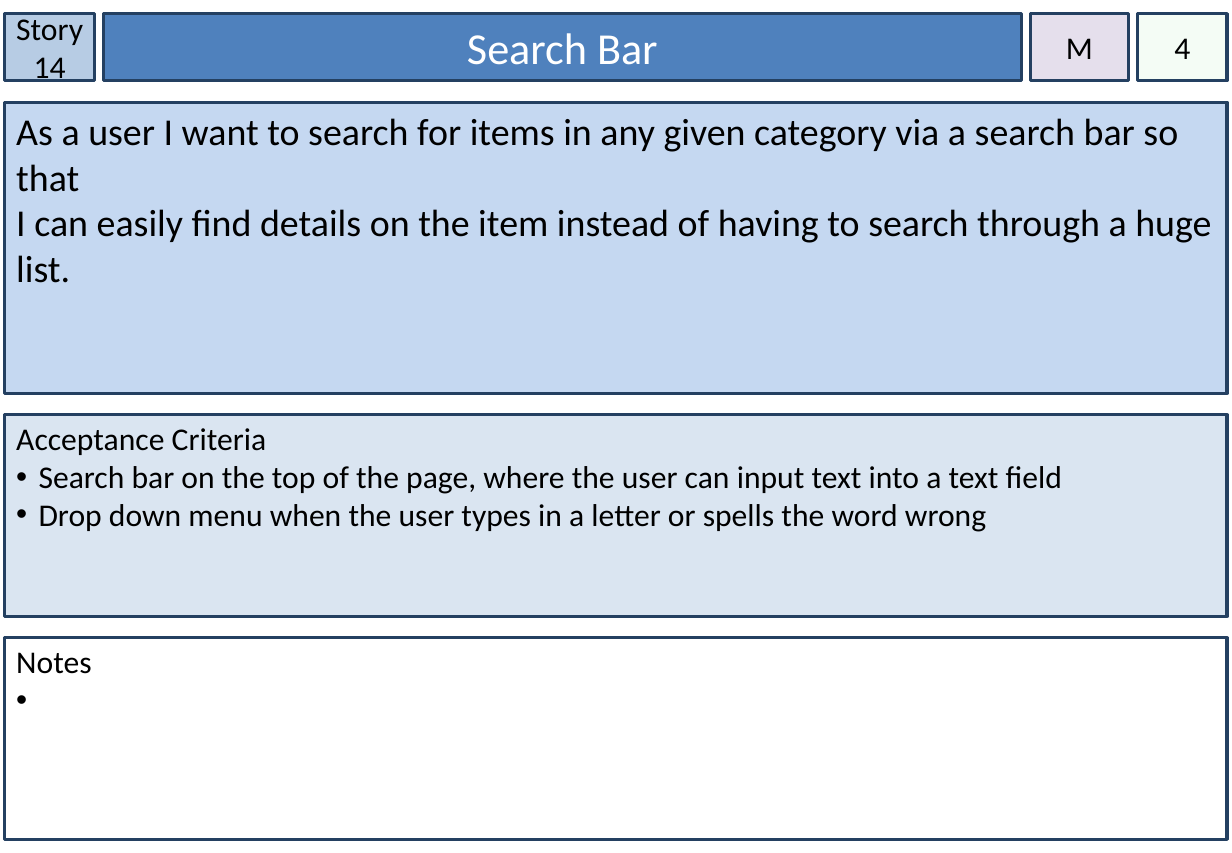
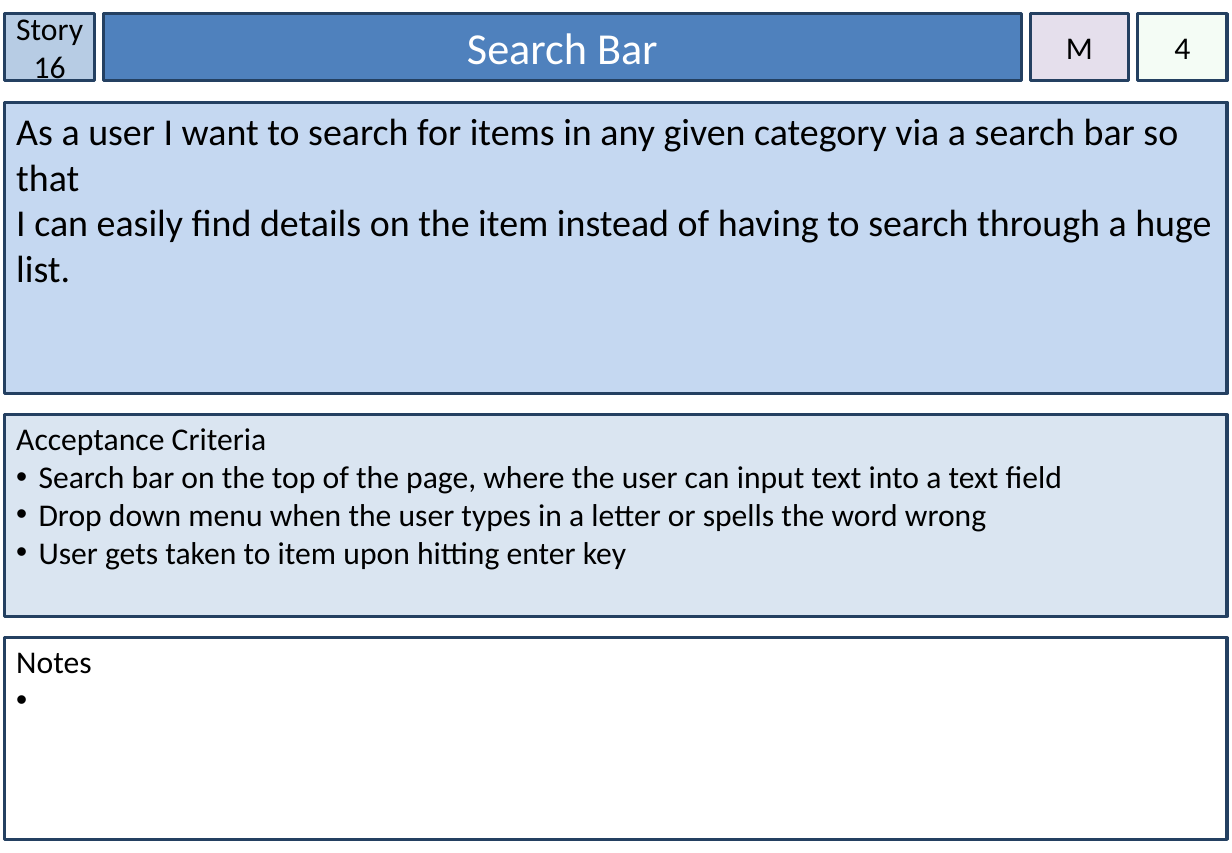
Before and after one commit to NickIsReady/Group-68-Web-System, a slide deck: slide 17 of Group 68 Story Cards.pptx (slide 15 before the commit). Drawn at 1232x853 pixels with LibreOffice and Linux fonts; fonts in the diff are those of the drawing. Boxes give left, top, right and bottom in pixels: in the first picture for what was removed or moved away, otherwise in the second. Text is boxed around its words. In the diff, an @@ line names an element or a change of style, - is before the commit and + after.

Commit message:
Updated User Stories, Updated Burndown Charts

```diff
--- a/Group 68 Story Cards.pptx
+++ b/Group 68 Story Cards.pptx
@@ text in rectangle at <box>16,14,83,87</box>: text changed @@
-Story 14
+Story 16
@@ text in rectangle at <box>39,542,626,570</box>: paragraph added @@
+• User gets taken to item upon hitting enter key
```
Also in this commit, not shown: 17 other slides changed, 12 slides added, 1 other file.
